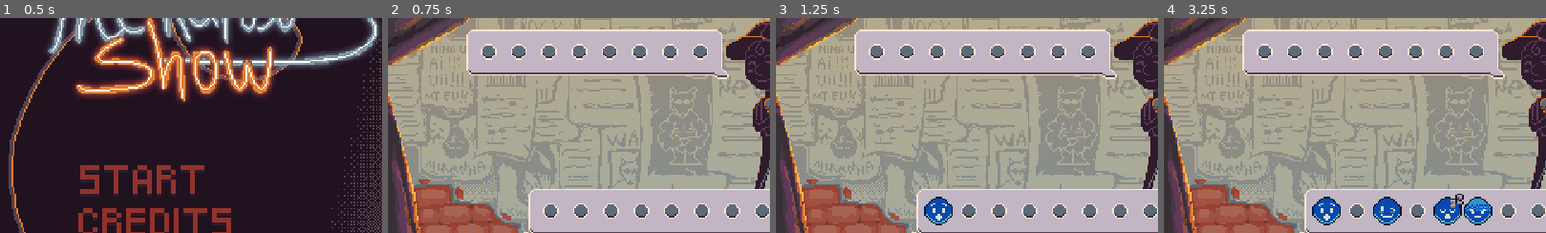
Above: before the commit, frames 1-4 (left to right).
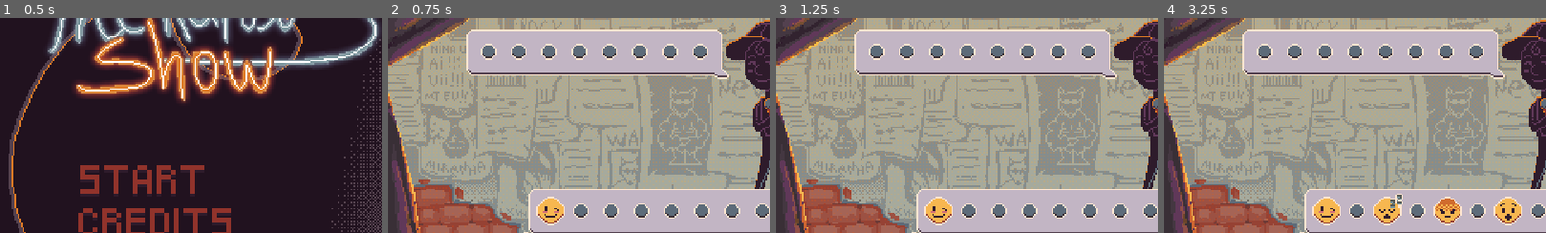
Above: after the commit, the same moments.

Repository: gdp-ufrj/raposo-standup
Game: Godot game, scene res://Scenes/main_menu.tscn
The game is run twice, just before and just after one commit, with the same random seed, the same clock (stepped at 60 frames per second) and the same inputs.
Inputs (mouse positions are % of the whole screen's width and height, from its top left):
- Up to frame 1 (0.5 s): no input
- Up to frame 2 (0.75 s): click (27, 59) at 0.5 s
- Up to frame 3 (1.25 s): no input
- Up to frame 4 (3.25 s): hold Right (RightEmoji) 1.28-2.03 s; tap Space (Confirm) at 1.35, 2.1, 2.85 s; hold Down (DownEmoji) 2.03-2.78 s; hold Right (RightEmoji) from 2.78 s (still down)
The pictures show only the part of the screen within x 0-50%, y 21-71%; the shares and areas given below are measured in that part.

Frame 1 is identical in both runs. In frame 2, 0.7% of the frame differs, in the area x 38-47%, y 83-97%; in frame 3, 0.7%; in frame 4, 3.8%, in the area x 38-94%, y 81-97%.

Commit message:
Adiciona tutorial

Diff:
--- a/Scenes/gameplay.tscn
+++ b/Scenes/gameplay.tscn
@@ -22,6 +22,7 @@
 [ext_resource type="Texture2D" uid="uid://bde3b85a7dto" path="res://Assets/Visual/HUD/gameover/morte.png" id="19_vryei"]
 [ext_resource type="AudioStream" uid="uid://f0noe4ls6b8d" path="res://Assets/Audio/SFX/vaia.mp3" id="20_74lde"]
 [ext_resource type="AudioStream" uid="uid://drwiel3nurvgc" path="res://Assets/Audio/SFX/cricket.mp3" id="21_cxxpw"]
+[ext_resource type="Script" path="res://Scripts/Tutorial.gd" id="22_yj4up"]
 
 [sub_resource type="AtlasTexture" id="AtlasTexture_umpqp"]
 atlas = ExtResource("1_qckxp")
@@ -292,19 +293,11 @@
 position = Vector2(240, 135)
 sprite_frames = SubResource("SpriteFrames_jcn8c")
 script = ExtResource("4_d0jyi")
-beat_time_multiplier = 0.6
-max_beat_time_multiplier = 1.5
-beat_time_increment = 0.03
-timer = NodePath("Timer")
-music = NodePath("../Music")
+timer = NodePath("../Audios/Timer")
+music = NodePath("../Audios/Music")
 game_over_panel = NodePath("../GameOver")
 metadata/_edit_lock_ = true
 
-[node name="Timer" type="Timer" parent="Bubble"]
-
-[node name="AudioListener2D" type="AudioListener2D" parent="Bubble"]
-current = true
-
 [node name="Emojis" type="Node2D" parent="Bubble"]
 
 [node name="Emoji 0" type="AnimatedSprite2D" parent="Bubble/Emojis"]
@@ -346,9 +339,6 @@
 z_index = 1
 position = Vector2(-44, -57)
 sprite_frames = SubResource("SpriteFrames_sx5t2")
-
-[node name="Music" type="AudioStreamPlayer2D" parent="."]
-stream = ExtResource("4_4nw44")
 
 [node name="GUI" parent="." instance=ExtResource("5_r6kmo")]
 
@@ -421,8 +411,15 @@
 sprite_frames = SubResource("SpriteFrames_po63m")
 frame = 1
 
-[node name="Audios" type="Node2D" parent="."]
+[node name="Audios" type="Node2D" parent="." node_paths=PackedStringArray("music", "timer")]
 script = ExtResource("15_eju4f")
+music = NodePath("Music")
+timer = NodePath("Timer")
+
+[node name="Timer" type="Timer" parent="Audios"]
+
+[node name="Music" type="AudioStreamPlayer2D" parent="Audios"]
+stream = ExtResource("4_4nw44")
 
 [node name="Clap" type="AudioStreamPlayer2D" parent="Audios"]
 stream = ExtResource("15_l0t1s")
@@ -454,11 +451,22 @@
 [node name="TransitionTimer" type="Timer" parent="GameOver"]
 wait_time = 2.0
 
+[node name="Tutorial" type="Node" parent="."]
+script = ExtResource("22_yj4up")
+
+[node name="Timer" type="Timer" parent="Tutorial"]
+
 [connection signal="input_pressed" from="Player" to="Bubble" method="_on_player_input_pressed"]
 [connection signal="change_face" from="Bubble" to="Player/Face" method="_on_bubble_change_face"]
+[connection signal="end_sequence_tutorial" from="Bubble" to="Tutorial" method="_on_bubble_end_sequence_tutorial"]
+[connection signal="increment_tempo" from="Bubble" to="Audios" method="_on_bubble_increment_tempo"]
 [connection signal="life_lost" from="Bubble" to="GUI" method="_on_bubble_life_lost"]
 [connection signal="play_audio" from="Bubble" to="Audios" method="_on_bubble_play_audio"]
+[connection signal="play_music" from="Bubble" to="Audios" method="_on_bubble_play_music"]
 [connection signal="score_increased" from="Bubble" to="GUI" method="_on_bubble_score_increased"]
-[connection signal="timeout" from="Bubble/Timer" to="Bubble" method="_on_timer_timeout"]
+[connection signal="stop_music" from="Bubble" to="Audios" method="_on_bubble_stop_music"]
 [connection signal="player_lost" from="GUI" to="Bubble" method="_on_gui_player_lost"]
+[connection signal="timeout" from="Audios/Timer" to="Bubble" method="_on_timer_timeout"]
 [connection signal="timeout" from="GameOver/TransitionTimer" to="Bubble" method="_on_transition_timer_timeout"]
+[connection signal="play_sequence" from="Tutorial" to="Bubble" method="_on_tutorial_play_sequence"]
+[connection signal="start_game" from="Tutorial" to="Bubble" method="_on_tutorial_start_game"]
--- a/Scripts/Audios.gd
+++ b/Scripts/Audios.gd
@@ -1,17 +1,30 @@
 extends Node2D
 
-
-# Called when the node enters the scene tree for the first time.
-func _ready():
-	pass # Replace with function body.
-
-
-# Called every frame. 'delta' is the elapsed time since the previous frame.
-func _process(delta):
-	pass
-
+@export var music : AudioStreamPlayer2D
+@export var timer : Timer
+@export var beat_time : float = 0.25
+@export var beat_time_multiplier : float = 0.6
+@export var max_beat_time_multiplier : float = 1.5
+@export var beat_time_increment : float = 0.03
 
 func _on_bubble_play_audio(name):
 	var audio = self.get_node(name)
 	if audio:
 		audio.play()
+
+
+func _on_bubble_play_music(has_timer : bool = false):
+	music.pitch_scale = beat_time_multiplier
+	music.play()
+	if has_timer:
+		timer.start(beat_time / beat_time_multiplier)
+
+
+func _on_bubble_stop_music():
+	music.stop()
+
+
+func _on_bubble_increment_tempo():
+	beat_time_multiplier += beat_time_increment
+	if beat_time_multiplier > max_beat_time_multiplier:
+		beat_time_multiplier = max_beat_time_multiplier
--- a/Scripts/Bubble.gd
+++ b/Scripts/Bubble.gd
@@ -4,15 +4,15 @@
 signal life_lost()
 signal play_audio(name)
 signal change_face(animation)
+signal play_music(has_timer : bool)
+signal stop_music()
+signal end_sequence_tutorial()
+signal increment_tempo()
 
 @export var total_emoji : int = 8 # total number of spots inside a bubble
 @export var min_emoji : int = 3 # minimum number of emojis inside a bubble
 @export var null_prob : int = 50 # probability of null position
 @export var opposite_prob : int = 25 # probability of opposite emoji
-@export var beat_time : float = 0.25
-@export var beat_time_multiplier : float = 1
-@export var max_beat_time_multiplier : float = 3
-@export var beat_time_increment : float = 0.5
 @export var timer : Timer
 @export var music : AudioStreamPlayer2D
 @export var game_over_panel : Sprite2D
@@ -29,10 +29,17 @@
 var time_left
 var bubble_active : bool
 var random = RandomNumberGenerator.new()
-var new_time : float
+var in_tutorial : bool
 
 var last_beat_time : float
 var input_time : float
+
+func _ready():
+	in_tutorial = true
+	PlayerScore.reset_run_score()
+	select_emoji_sprites()
+	random.randomize()
+	generate_bubble()
 
 func select_emoji_sprites():
 	audience_emojis.append($"../Bubble Audience/Emojis/Emoji 0")
@@ -60,22 +67,21 @@
 	for emoji in player_emojis:
 		emoji.frame = 0
 
-func _ready():
-	PlayerScore.reset_run_score()
-	select_emoji_sprites()
-	new_time = beat_time/beat_time_multiplier
-	random.randomize()
-	generate_bubble()
-
-func generate_bubble():
-	generate_random_sequence()
+
+func generate_bubble(sequence : Array = []):
+	reset_screen_emojis()
+	if sequence.is_empty():
+		generate_random_sequence()
+	else:
+		set_sequence(sequence)
 	queue_index = -1
 	bubble_active = false
 	hit_success = 0
-	music.play()
-	set_music_tempo(new_time)
+	play_music.emit(true)
+	if(direction_queue[0] != null):
+		audience_emojis[0].frame = direction_queue[0] + 1
+		play_audio.emit("Clap")
 	Enums.print_directions(direction_queue)
-	current_status()
 	increment_index()
 
 
@@ -90,19 +96,15 @@
 		player_emojis[queue_index].frame = direction + 1
 
 	if !input_hit and current_queue == direction:
-		#print("Acertou")
 		hit_success += 1
 		var diff : float = Time.get_ticks_msec() - last_beat_time
-		print(diff)
 		score_increased.emit(diff)
 	else:
-		#print("Errou")
 		life_lost.emit()
 	input_hit = true
 
 
 func generate_random_sequence():
-	reset_screen_emojis()
 	direction_queue = []
 	var set_emoji : int = 0
 	for i in range(total_emoji):
@@ -116,6 +118,8 @@
 		if(direction_queue[i] != null): continue
 		direction_queue[i] = Enums.random_direction(null_prob, opposite_prob)
 
+func set_sequence(sequence : Array):
+	direction_queue = sequence
 
 func _on_player_input_pressed(direction):
 	if bubble_active:
@@ -126,70 +130,56 @@
 	queue_index += 1
 	input_hit = false
 	last_beat_time = Time.get_ticks_msec()
-	#print(str(queue_index) + " - " + str(last_beat_time))
-
-func increment_beat_tempo():
-	beat_time_multiplier += beat_time_increment
-	if beat_time_multiplier > max_beat_time_multiplier:
-		beat_time_multiplier = max_beat_time_multiplier
-	new_time = beat_time/beat_time_multiplier
-
-func set_music_tempo(tempo: float):
-	timer.start(tempo)
-	music.pitch_scale = beat_time_multiplier
+
 
 func reset_time_indicator():
 	indicator_path.progress_ratio = 0
 	indicator_path.get_node("Sprite").frame = 0
+
 
 func _on_timer_timeout():
 	# loses life if timeout occurs and player did not play
 	if bubble_active and (!input_hit and direction_queue[queue_index] != null):
 		life_lost.emit()
 
+	increment_index()
+
 	if queue_index < total_emoji:
 		if !bubble_active: #Imprime emojis na tela
 			if direction_queue[queue_index] != null:
+				play_audio.emit("Clap")
 				audience_emojis[queue_index].frame = direction_queue[queue_index] + 1
-				play_audio.emit("Clap")
 			else:
 				audience_emojis[queue_index].frame = 0
 		else:
 			indicator_path.progress_ratio = indicator_path.progress_ratio + (1.0/7) if queue_index != 7 else 1
 
-	increment_index()
 	# controls the back and forth of audience and player
 	if queue_index == total_emoji:
-		music.stop()
+		stop_music.emit()
 		if !bubble_active:
-			print('Resposta')
 			change_face.emit("Talking")
 			reset_time_indicator()
 			start_answer()
 		else:
-			print('Pergunta')
 			get_feedback()
 			indicator_path.get_node("Sprite").frame = 1
-			increment_beat_tempo()
-			generate_bubble()
-
-func current_status():
-	return
-	print('Pitch: ' + str(music.pitch_scale))
-	print('Timer: ' + str(timer.time_left))
-	print('Beat time: ' + str(new_time))
+			if !in_tutorial:
+				increment_tempo.emit()
+				generate_bubble()
+			else:
+				end_sequence_tutorial.emit()
 
 func start_answer():
 	queue_index = -1
 	bubble_active = true
-	music.play()
-	set_music_tempo(new_time)
-	current_status()
+	play_music.emit()
 	increment_index()
 
 
 func _on_gui_player_lost():
 	timer.stop()
+	stop_music.emit()
 	bubble_active = false
 	game_over_panel.visible = true
 	game_over_panel.get_node("AnimationPlayer").play("PopUp")
@@ -212,3 +202,12 @@
 	else:
 		change_face.emit("Normal")
 		play_audio.emit("Cricket")
+
+
+func _on_tutorial_start_game():
+	in_tutorial = false
+	generate_bubble()
+
+
+func _on_tutorial_play_sequence(sequence):
+	generate_bubble(sequence)
--- /dev/null
+++ b/Scripts/Tutorial.gd
@@ -0,0 +1,40 @@
+extends Node
+
+signal start_game()
+signal play_sequence(sequence : Array)
+
+var tutorial_sequences : Array[Array]
+var current_sequence : int
+
+func _ready():
+	_set_tutorial_sequences()
+	current_sequence = 0
+	if(tutorial_sequences.size() == 0):
+		start_game.emit()
+		return
+	play_sequence.emit(tutorial_sequences[0])
+
+func _set_tutorial_sequences():
+	var tutorial1 : Array = [
+		Enums.Directions.UP, null,
+		Enums.Directions.RIGHT, null,
+		Enums.Directions.DOWN, null,
+		Enums.Directions.LEFT, null
+	]
+
+	var tutorial2 : Array = [
+		Enums.Directions.UP, Enums.Directions.OPPOSITE_DOWN,
+		Enums.Directions.RIGHT, Enums.Directions.OPPOSITE_LEFT,
+		Enums.Directions.DOWN, Enums.Directions.OPPOSITE_UP,
+		Enums.Directions.LEFT, Enums.Directions.OPPOSITE_RIGHT
+	]
+
+	tutorial_sequences = [tutorial1, tutorial2]
+
+
+func _on_bubble_end_sequence_tutorial():
+	current_sequence += 1
+	if tutorial_sequences.size() == current_sequence:
+		start_game.emit()
+		return
+	play_sequence.emit(tutorial_sequences[current_sequence])
Not shown: 2 places in Scenes/gameplay.tscn that only renumber resources
